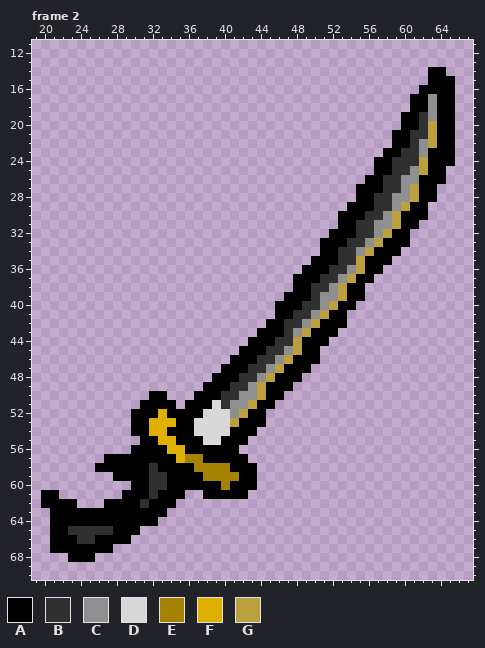
Animated GIF sprite -- sprites/event/evd91-Katana-291.gif. That is the earlier state.
The file is 80x80 pixels, 50 frames. Shown: frame 2: x 19..67, y 11..70. The commit also changed other frames, which this record leaves out.
Palette (. is transparent): A #000000  B #303030  C #8f8f8f  D #d8d8d8  E #a58200  F #dfb000  G #bba03d
Pixels before, frame 2 (only the part around the change), first column x 32:
34 ...................AABB
35 ..................AAABB
36 .................AAABBC
37 ................AAABBCG
38 ................AABBCGA
39 ...............AAABCCGA
40 ..............AAABBCGAA
41 ..............AABBCGAA.
42 .............AABBCGAAA.
43 ............AAABCGAAA..
44 ...........AAABBGAAA...
45 ..........AAABBCGAA....
46 .........AAABBCGAAA....
47 ........AAABBCGAAA.....
48 .......AAABBCGAAA......
49 ......AAABBCGAAA.......
50 AA...AAABBCCGAA........
51 AAA.AAADBCCGAA.........
52 AFAAAADDDCGAA..........
53 FFFAADDDDGAAA..........
54 FFAAADDDDAAA...........
55 AFFAAADDAAA............
56 AAFFAAAAAA.............
57 AAAFEEAAAAA............
58 BAAAAEEEEAAA...........
59 BBAAAAEEEEAA...........
60 BBAAAAAAEAAA...........
61 BAAA..AAAAA............
62 AAA....................
And afterwards:
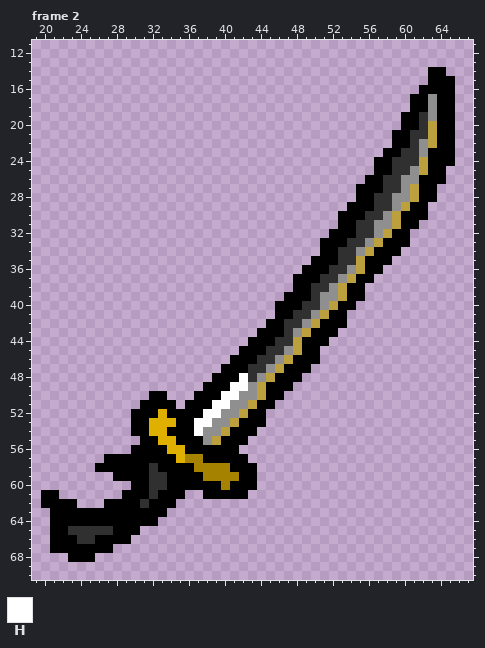
Colours new in this view: H #ffffff
Difference:
{"where": "frame 2"}
{"frame":2,"y":48,"x":42,"old":"B","new":"H"}
{"frame":2,"y":49,"x":41,"old":"BB","new":"HH"}
{"frame":2,"y":50,"x":40,"old":"BB","new":"HH"}
{"frame":2,"y":51,"x":39,"old":"DB","new":"HH"}
{"frame":2,"y":52,"x":38,"old":"DDD","new":"HHC"}
{"frame":2,"y":53,"x":37,"old":"DDDD","new":"HHCC"}
{"frame":2,"y":54,"x":37,"old":"DDDD","new":"HCCG"}
{"frame":2,"y":55,"x":38,"old":"DD","new":"CG"}
{"label":"changed","picture_box":[194,373,248,445]}
